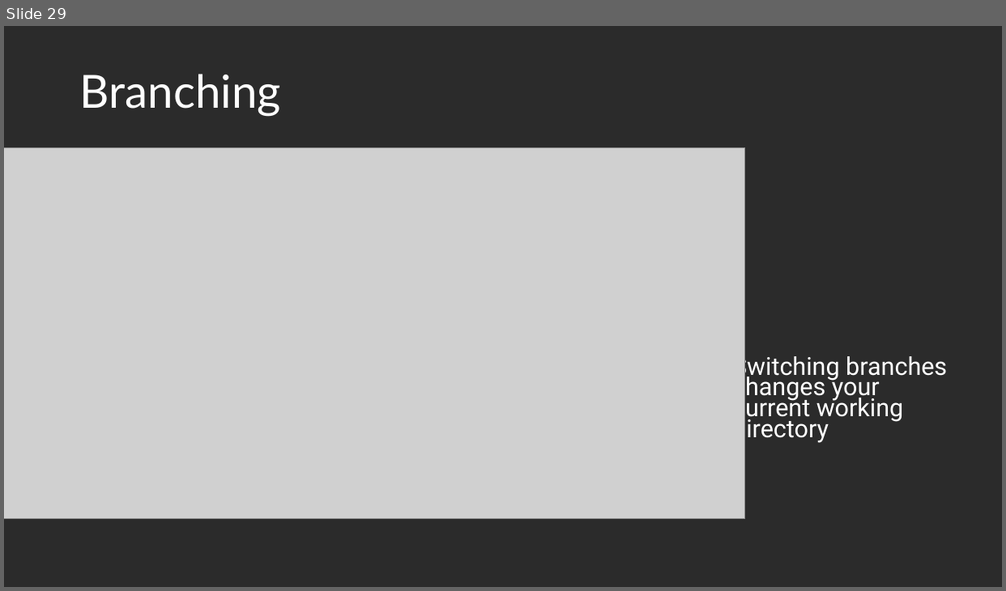
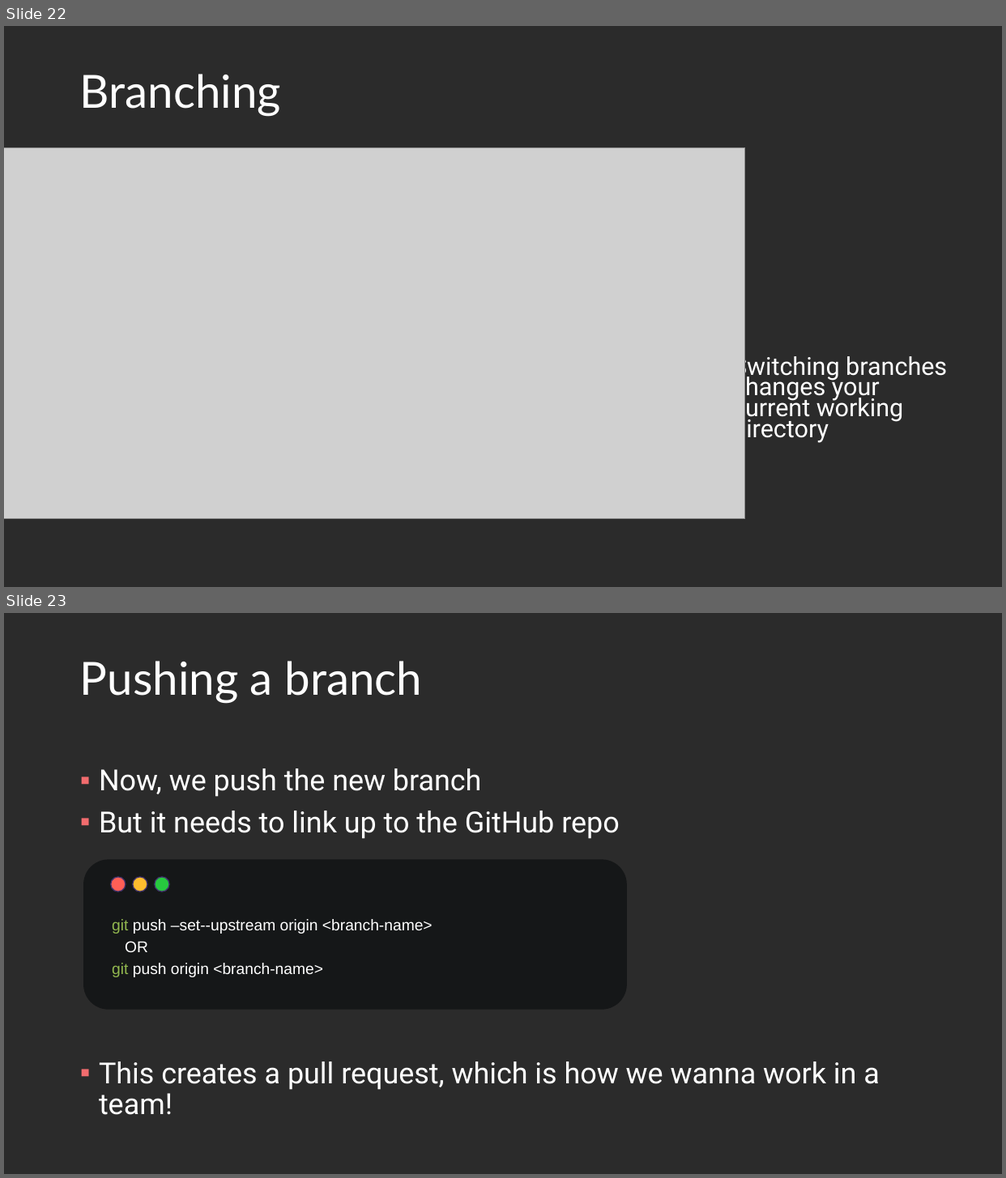
Before and after one commit to Light2Dark/git_tutorial, a slide deck: Git and Github.pptx. Shown one above the other, each under a label of ours: slide 29 before the commit, slides 22 and 23 after it. The pictures are 1006x591 and 1006x1178 pixels, drawn with LibreOffice and Linux fonts; fonts in the diff are those of the drawing; grey boxes stand for pictures; background and template pictures are left out; a plain dark background stands for a picture behind light text. Boxes give left, top, right and bottom in pixels: in the first picture for what was removed or moved away, otherwise in the second. Text is boxed around its words. In the diff, an @@ line names an element or a change of style, - is before the commit and + after.

```diff
--- a/Git and Github.pptx
+++ b/Git and Github.pptx
@@ slide 23 added at bbox=[4, 613, 1002, 1174], background picture (left out) @@
@@ title added at bbox=[80, 661, 422, 704], 44 pt, text #FFFFFF @@
+Pushing a branch
@@ text added at bbox=[99, 769, 880, 1115], 28 pt, text #FFFFFF @@
+▪ Now, we push the new branch
+▪ But it needs to link up to the GitHub repo
+▪ This creates a pull request, which is how we wanna work in a team!
@@ group added at bbox=[83, 859, 627, 1010]: 3 ellipses, 1 rounded rectangle, 1 text @@
+git push –set--upstream origin <branch-name>
+OR
+git push origin <branch-name>
@@ what was slide 29 is now slide 22 @@
```
Also in this commit, not shown: 14 slides changed, 3 other slides added, 3 slides removed.
